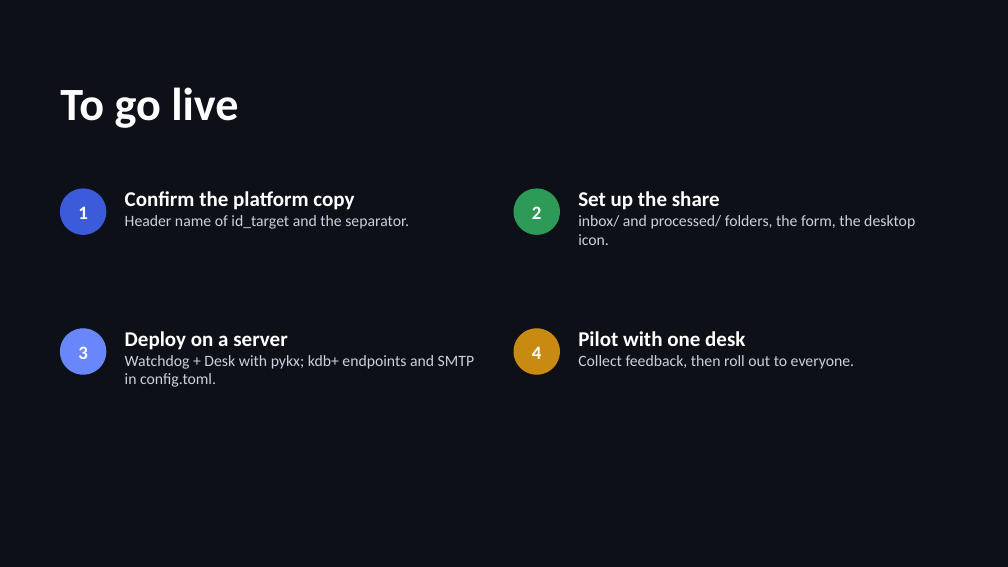
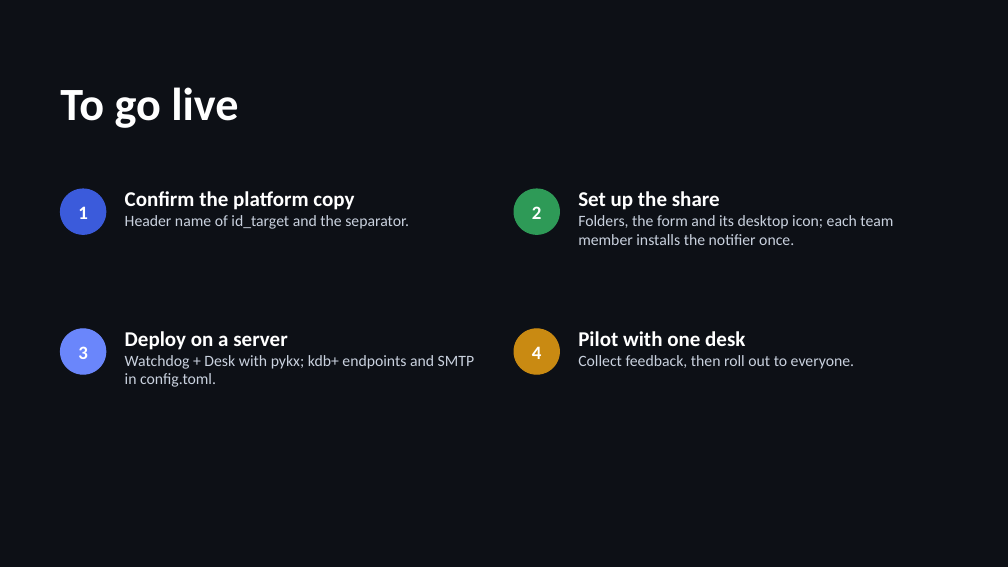
Before and after one commit to kas77000/Grievances, a slide deck: slide 11 of docs/Order-Alert.pptx (slide 10 before the commit). Drawn at 1008x567 pixels with LibreOffice and Linux fonts; fonts in the diff are those of the drawing. Boxes give left, top, right and bottom in pixels: in the first picture for what was removed or moved away, otherwise in the second. Text is boxed around its words. In the diff, an @@ line names an element or a change of style, - is before the commit and + after.

```diff
--- a/docs/Order-Alert.pptx
+++ b/docs/Order-Alert.pptx
@@ text at [578,215,893,245]: text changed @@
-inbox/ and processed/ folders, the form, the desktop icon.
+Folders, the form and its desktop icon; each team member installs the notifier once.
```
Also in this commit, not shown: 2 other slides changed, 1 slide added, 21 other files.
